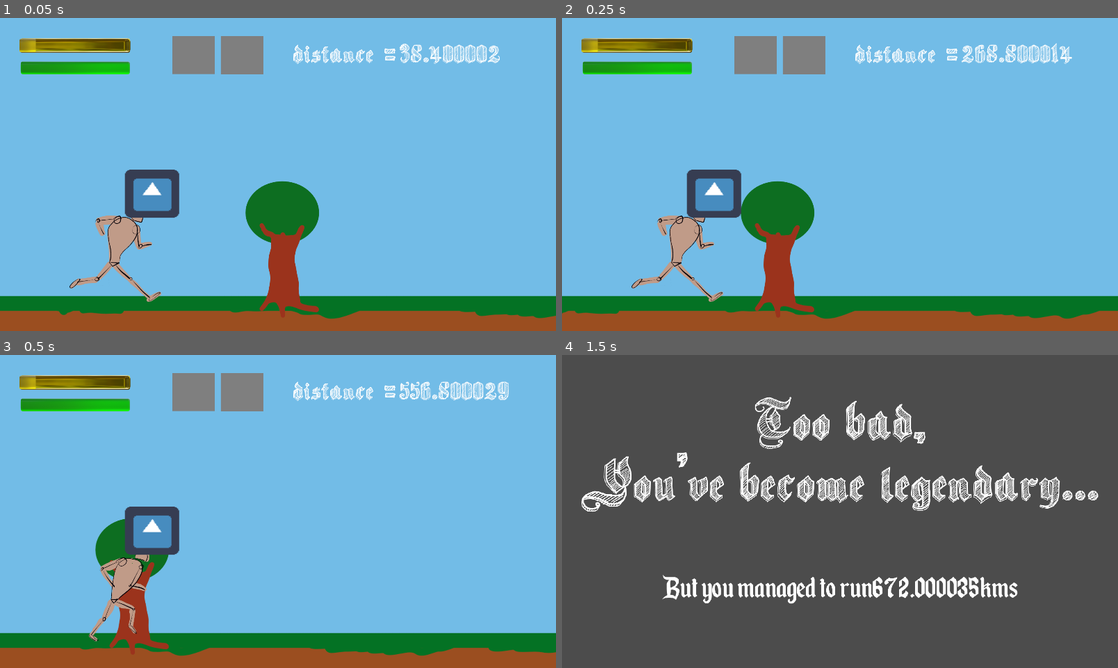
Above: before the commit, frames 1-4 (two rows, left to right).
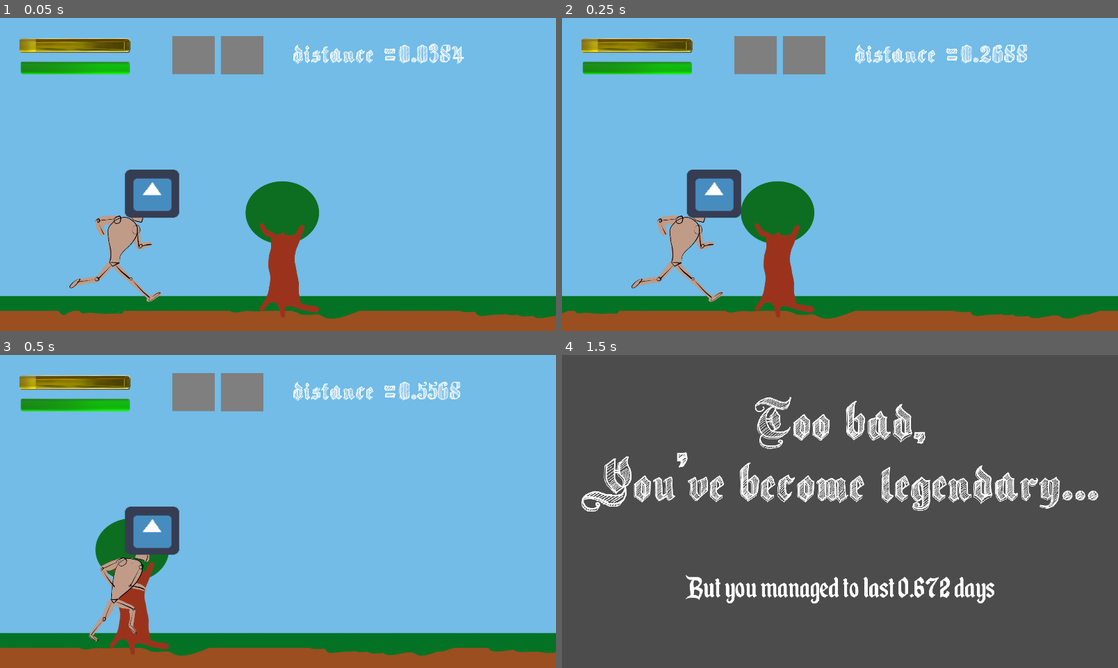
Above: after the commit, the same moments.

Repository: S-Blanco/GMTK_gamejam2023
Game: Godot game, scene res://Src/World/world.tscn
The game is run twice, just before and just after one commit, with the same random seed, the same clock (stepped at 60 frames per second) and the same inputs. The engine's default icon, where the game draws it, is replaced by a stand-in: a white triangle on a blue panel in a dark square.
Inputs:
- Up to frame 1 (0.05 s): no input
- Up to frame 2 (0.25 s): no input
- Up to frame 3 (0.5 s): no input
- Up to frame 4 (1.5 s): tap Enter at 0.5, 1.35 s; hold Right (ui_right) 0.53-1.28 s; hold A (test) 0.53-1.28 s; tap Space at 0.77, 1.25 s

The runs differ from the first frame. In frame 1, 0.7% of the frame differs, in the area x 71-90%, y 8-15%; in frame 2, 0.7%; in frame 3, 0.8%; in frame 4, 2.2%, in the area x 18-82%, y 70-80%.

Commit message:
2 enemies and attatched enemy script to enemy

Diff:
--- a/Game/Src/Characters/Enemy.gd
+++ b/Game/Src/Characters/Enemy.gd
@@ -1,6 +1,6 @@
 extends KinematicBody2D
 
-
+class_name enemy
 # Declare member variables here. Examples:
 # var a = 2
 # var b = "text"
--- a/Game/Src/Characters/Enemy.tscn
+++ b/Game/Src/Characters/Enemy.tscn
@@ -1,8 +1,9 @@
-[gd_scene load_steps=6 format=2]
+[gd_scene load_steps=7 format=2]
 
 [ext_resource path="res://Src/Characters/Enemy.gd" type="Script" id=1]
 [ext_resource path="res://Assets/Characters/Enemies/Blob.png" type="Texture" id=2]
 [ext_resource path="res://Src/Animations/Disappear.tres" type="Animation" id=3]
+[ext_resource path="res://Src/Characters/StatsEnemy.tscn" type="PackedScene" id=4]
 
 [sub_resource type="CircleShape2D" id=1]
 radius = 340.212
@@ -39,4 +40,7 @@
 anims/Disappear = ExtResource( 3 )
 anims/RESET = SubResource( 3 )
 
+[node name="StatsEnemy" parent="." instance=ExtResource( 4 )]
+max_health = 0.04
+
 [connection signal="screen_exited" from="Visibility" to="." method="_on_Visibility_screen_exited"]
--- /dev/null
+++ b/Game/Src/Characters/Enemy2.tscn
@@ -0,0 +1,16 @@
+[gd_scene load_steps=3 format=2]
+
+[ext_resource path="res://Assets/Characters/Enemies/plant.png" type="Texture" id=1]
+[ext_resource path="res://Src/Characters/Enemy.tscn" type="PackedScene" id=2]
+
+[node name="Enemy2" instance=ExtResource( 2 )]
+
+[node name="Sprite" parent="." index="0"]
+position = Vector2( 0, 90 )
+scale = Vector2( 5.52941, 5.0867 )
+texture = ExtResource( 1 )
+
+[node name="StatsEnemy" parent="." index="4"]
+max_health = 0.05
+glory_win = 0.003
+glory_lose = -0.003
--- /dev/null
+++ b/Game/Src/Characters/Enemy3.tscn
@@ -0,0 +1,16 @@
+[gd_scene load_steps=3 format=2]
+
+[ext_resource path="res://Assets/Characters/Enemies/one_eye.png" type="Texture" id=1]
+[ext_resource path="res://Src/Characters/Enemy.tscn" type="PackedScene" id=2]
+
+[node name="Enemy" instance=ExtResource( 2 )]
+
+[node name="Sprite" parent="." index="0"]
+position = Vector2( 7.62939e-06, 66 )
+scale = Vector2( 1.16163, 1.35663 )
+texture = ExtResource( 1 )
+
+[node name="StatsEnemy" parent="." index="4"]
+max_health = 0.06
+glory_win = 0.004
+glory_lose = -0.004
--- a/Game/Src/Characters/StatsEnemy.gd
+++ b/Game/Src/Characters/StatsEnemy.gd
@@ -2,5 +2,5 @@
 
 class_name StatsEnemy
 
-export var glory_win = 5
-export var glory_lose = -5
+export var glory_win = 0.002
+export var glory_lose = -0.002
--- a/Game/Src/UI/EndgameScreen.gd
+++ b/Game/Src/UI/EndgameScreen.gd
@@ -15,4 +15,4 @@
 		label.visible = true
 
 	if GlobalVariables.distance >= 0:
-		label.text = "But you managed to run" +str(GlobalVariables.distance) + "kms"
+		label.text = "But you managed to last " +str(GlobalVariables.distance/1000) + " days"
--- a/Game/Src/World/world.gd
+++ b/Game/Src/World/world.gd
@@ -21,6 +21,7 @@
 		get_tree().change_scene("res://Src/UI/EndgameScreen.tscn")
 
 	if GlobalVariables.distance > 0:
+		GlobalVariables.distance = GlobalVariables.distance/1000
 		dist.text = "distance =" +str(GlobalVariables.distance)
 
 
--- /dev/null
+++ b/Game/enemy2.gd
@@ -0,0 +1,16 @@
+extends KinematicBody2D
+
+
+# Declare member variables here. Examples:
+# var a = 2
+# var b = "text"
+
+
+# Called when the node enters the scene tree for the first time.
+func _ready():
+	pass # Replace with function body.
+
+
+# Called every frame. 'delta' is the elapsed time since the previous frame.
+#func _process(delta):
+#	pass
--- a/Game/project.godot
+++ b/Game/project.godot
@@ -23,11 +23,17 @@
 "class": "StatsHero",
 "language": "GDScript",
 "path": "res://Src/Characters/StatsHero.gd"
+}, {
+"base": "KinematicBody2D",
+"class": "enemy",
+"language": "GDScript",
+"path": "res://Src/Characters/Enemy.gd"
 } ]
 _global_script_class_icons={
 "StatsEnemy": "",
 "StatsGen": "",
-"StatsHero": ""
+"StatsHero": "",
+"enemy": ""
 }
 
 [application]
Binary file added: Game/Assets/Characters/Enemies/one_eye.png
Not shown, added: Game/Assets/Characters/Enemies/one_eye.png.import
Binary file added: Game/Assets/Characters/Enemies/plant.png
Not shown, added: Game/Assets/Characters/Enemies/plant.png.import
